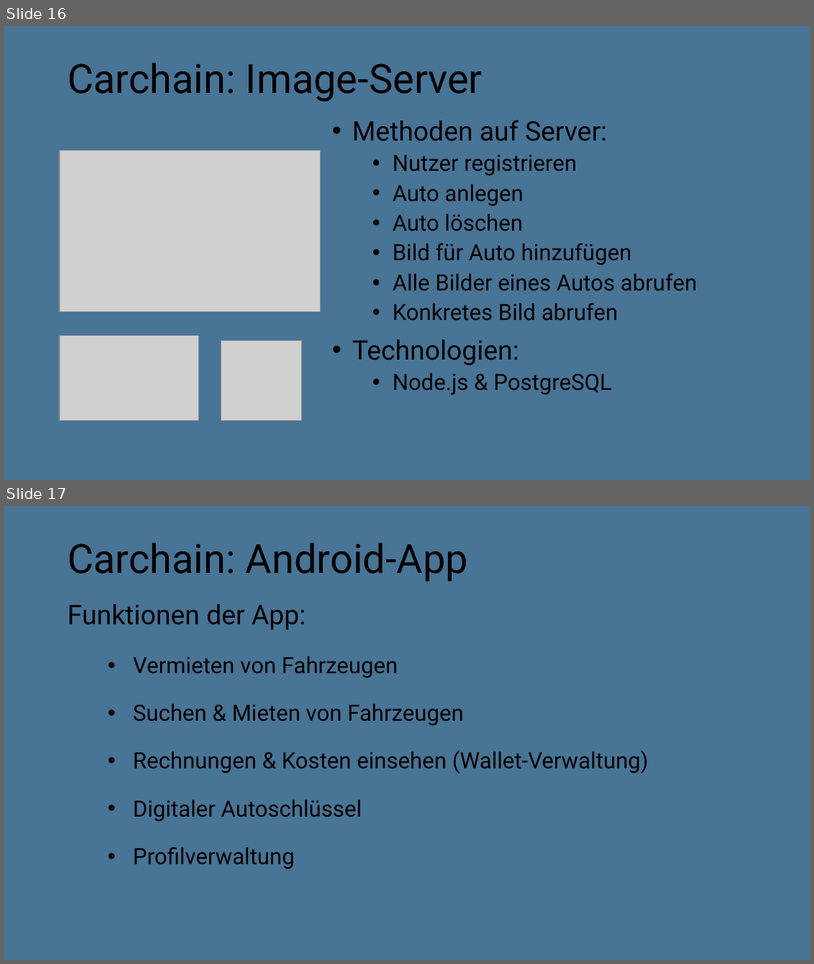
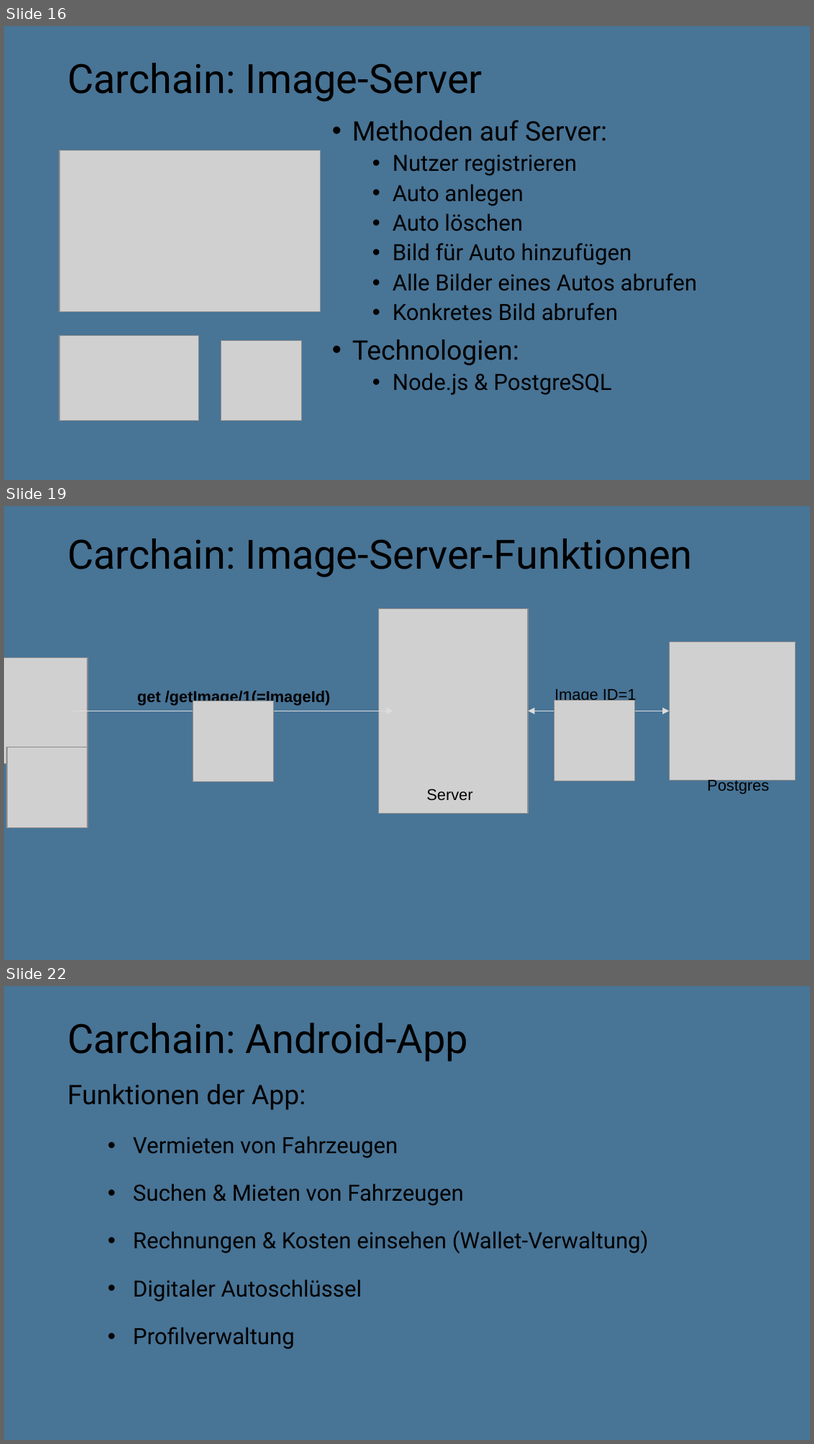
Before and after one commit to Tachmeton/Carchain, a slide deck: Präsentation/PräsiCarchain/Carchain Präsentation.pptx. Shown one above the other, each under a label of ours: slides 16 and 17 before the commit, slides 16, 19 and 22 after it; the slides between them are not shown. The pictures are 814x964 and 814x1444 pixels, drawn with LibreOffice and Linux fonts; fonts in the diff are those of the drawing; grey boxes stand for pictures; background and template pictures are left out. Boxes give left, top, right and bottom in pixels: in the first picture for what was removed or moved away, otherwise in the second. Text is boxed around its words. In the diff, an @@ line names an element or a change of style, - is before the commit and + after.

Commit message:
Add files via upload
Piktogramme für Image-Server hinzugefügt

```diff
--- a/Präsentation/PräsiCarchain/Carchain Präsentation.pptx
+++ b/Präsentation/PräsiCarchain/Carchain Präsentation.pptx
@@ slide 19 added at box(4, 506, 810, 960), background #487496 @@
@@ title added at box(67, 538, 693, 577), 36 pt, text #000000 @@
+Carchain: Image-Server-Funktionen
@@ picture added at box(379, 608, 529, 813) @@
@@ picture added at box(669, 641, 796, 780) @@
@@ picture added at box(4, 658, 88, 763) @@
@@ text added at box(137, 690, 331, 705), 14 pt, text #000000, bold @@
+get /getImage/1(=ImageId)
@@ picture added at box(554, 700, 635, 780) @@
@@ text added at box(555, 689, 637, 703), 14 pt, text #000000 @@
+Image ID=1
@@ arrow added from (73, 710) to (394, 710), #DDDDDD 0.75 pt @@
@@ picture added at box(193, 700, 273, 781) @@
@@ double arrow added from (528, 710) to (669, 710), #DDDDDD 0.75 pt @@
@@ picture added at box(7, 747, 88, 828) @@
@@ text added at box(707, 778, 769, 794), 14 pt, text #000000 @@
+Postgres
@@ text added at box(427, 789, 473, 800), 14 pt, text #000000 @@
+Server
@@ what was slide 17 is now slide 22 @@
```
Also in this commit, not shown: 4 other slides added.
